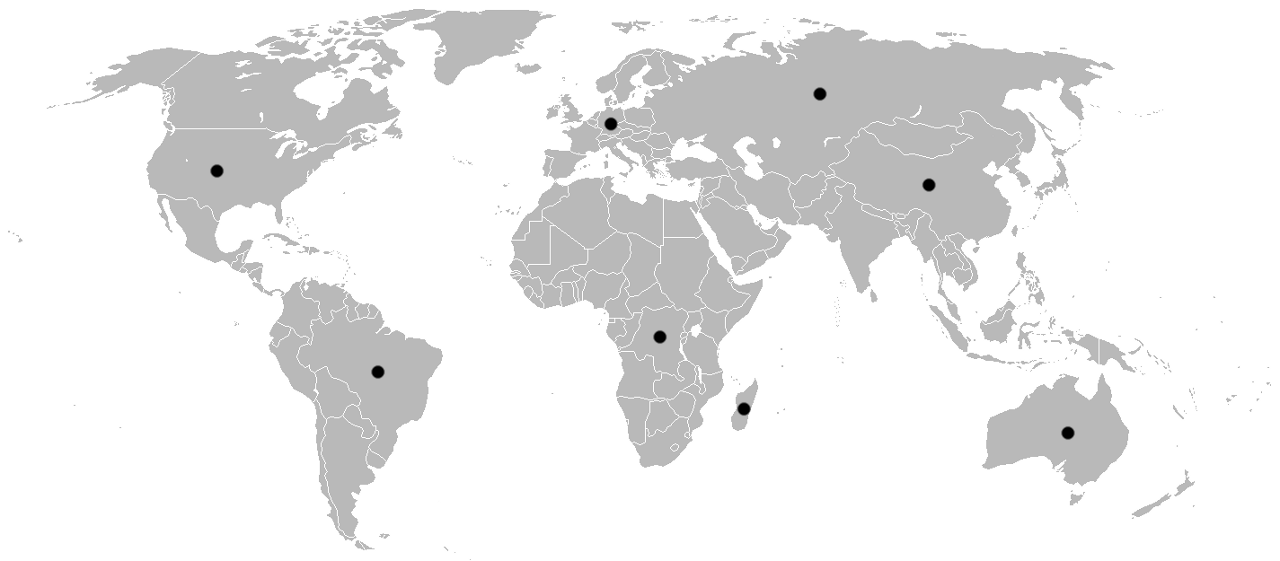
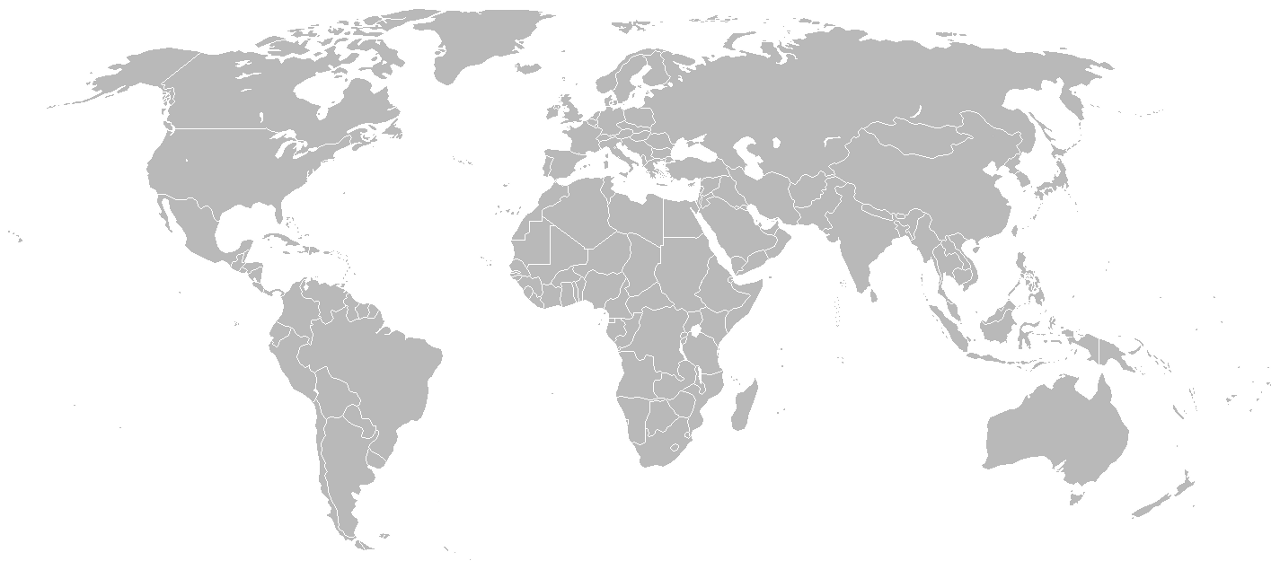
Before/after of a 1280 × 561 layered artwork. What changed in the layer stack:
hid "Ebene", painted on it over [210, 87, 1075, 440]
